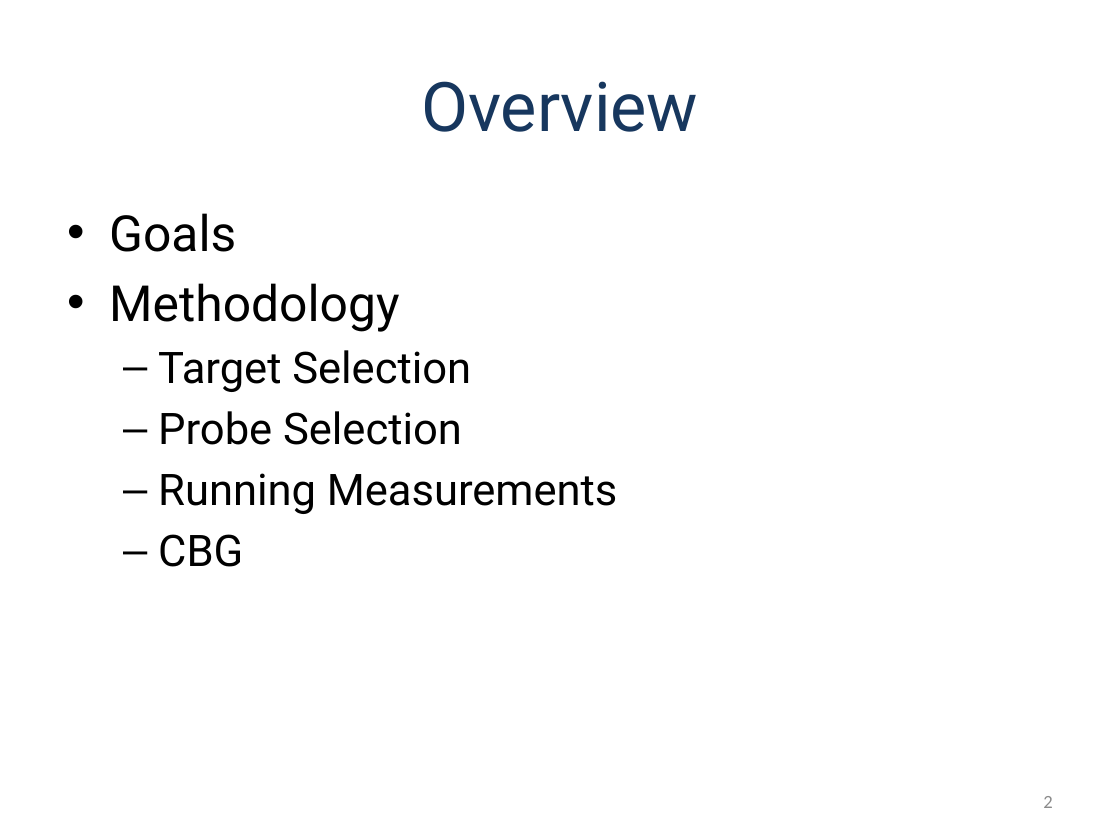
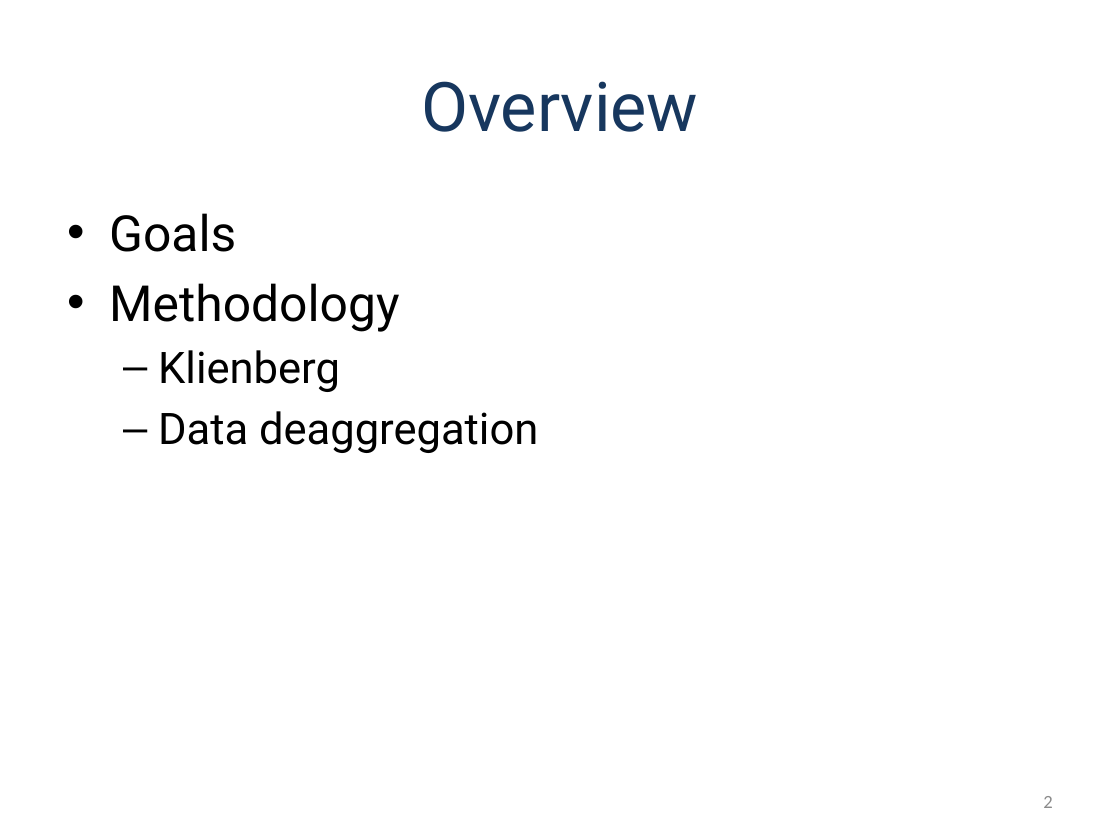
Before and after one commit to InternetHealthReport/disco, a slide deck: slide 2 of slides/discoSlides.pptx. Drawn at 1120x840 pixels with LibreOffice and Linux fonts; fonts in the diff are those of the drawing. Boxes give left, top, right and bottom in pixels: in the first picture for what was removed or moved away, otherwise in the second. Text is boxed around its words. In the diff, an @@ line names an element or a change of style, - is before the commit and + after.

```diff
--- a/slides/discoSlides.pptx
+++ b/slides/discoSlides.pptx
@@ text at [158, 350, 538, 453]: text changed @@
-  – Target Selection
-  – Probe Selection
-  – Running Measurements
-  – CBG
+  – Klienberg
+  – Data deaggregation
```
Also in this commit, not shown: 1 slide removed, 3 other files.
